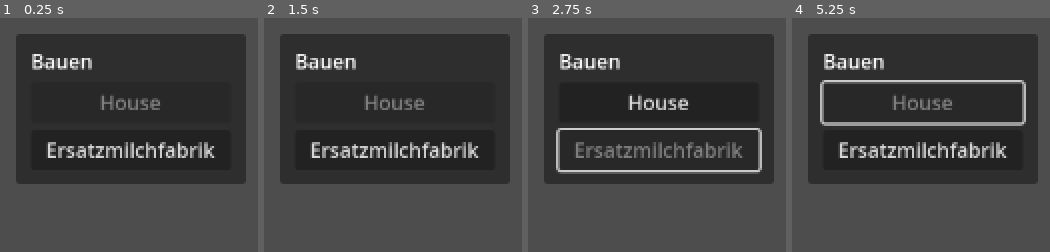
Above: before the commit, frames 1-4 (left to right).
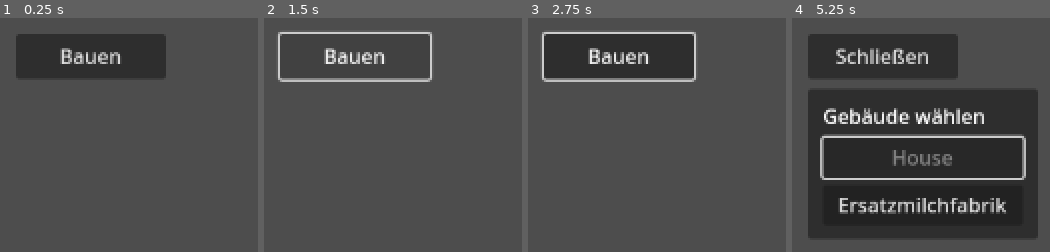
Above: after the commit, the same moments.

Repository: leonardwolf23-bot/vegangame
Game: Godot game, scene res://scenes/main.tscn
Same seed, same stepped clock (60 frames per second), same inputs: the game is played once before the commit and once after it.
Inputs (mouse positions are in pixels of both pictures, inside the frame that each line leads up to):
- Up to frame 1 (0.25 s): no input
- Up to frame 2 (1.5 s): click (354, 55) at 0.5 s, where only the run after the commit has a clickable "Bauen"; click (354, 55) at 1.25 s, where only the run after the commit has a clickable "Schließen"
- Up to frame 3 (2.75 s): click (659, 151) at 2 s, where only the run before the commit has a clickable "Ersatzmilchfabrik"
- Up to frame 4 (5.25 s): click (923, 102) at 2.75 s, where only the run before the commit has a clickable "House"; tap Enter at 3.5 s; move the mouse to (outside the picture) at 3.52 s; hold D 3.53-4.25 s; tap 1 at 3.6 s; click (outside the picture) at 3.67 s; click "Ersatzmilchfabrik" at 4.25 s; click "House" at 5 s

The runs differ from the first frame. In frame 1, 46% of the frame differs, in the area x 6-96%, y 6-71%; in frame 2, 47%, in the area x 5-96%, y 5-71%; in frame 3, 46%; in frame 4, 40%.
Error before the commit: Cannot call method 'get_source' on a null value. (res://scripts/building_placer.gd:84)
Error after the commit: Cannot call method 'get_source' on a null value. (res://scripts/building_placer.gd:95)

Commit message:
Toggle build menu visibility and build mode on button click
Co-authored-by: leonardwolf23-bot <leonardwolf23-bot@users.noreply.github.com>

Diff:
--- a/scenes/build_menu_visual.tscn
+++ b/scenes/build_menu_visual.tscn
@@ -5,14 +5,24 @@
 [node name="UI" type="CanvasLayer"]
 layer = 10
 script = ExtResource("1_ui")
+build_toggle_button = NodePath("BuildToggleBtn")
+build_panel = NodePath("Panel")
 button_house = NodePath("Panel/Margin/VBox/HouseBtn")
 button_fabrik = NodePath("Panel/Margin/VBox/FabrikBtn")
 
-[node name="Panel" type="PanelContainer" parent="."]
+[node name="BuildToggleBtn" type="Button" parent="."]
 offset_left = 16.0
 offset_top = 16.0
+offset_right = 136.0
+offset_bottom = 52.0
+text = "Bauen"
+
+[node name="Panel" type="PanelContainer" parent="."]
+visible = false
+offset_left = 16.0
+offset_top = 60.0
 offset_right = 196.0
-offset_bottom = 136.0
+offset_bottom = 180.0
 
 [node name="Margin" type="MarginContainer" parent="Panel"]
 layout_mode = 2
@@ -27,7 +37,7 @@
 
 [node name="Title" type="Label" parent="Panel/Margin/VBox"]
 layout_mode = 2
-text = "Bauen"
+text = "Gebäude wählen"
 
 [node name="HouseBtn" type="Button" parent="Panel/Margin/VBox"]
 custom_minimum_size = Vector2(160, 32)
--- a/scripts/building_menu.gd
+++ b/scripts/building_menu.gd
@@ -1,5 +1,5 @@
 extends CanvasLayer
-## Minimales Bau-Menü – zeigt Buttons für alle Gebäude aus BuildingCatalog.
+## Minimales Bau-Menü – per Button ein-/ausblendbar.
 ## Als CanvasLayer in die Main-Szene einfügen (z.B. unter "UI").
 
 
@@ -7,6 +7,9 @@
 
 var _placer: Node2D
 var _buttons: Array[Button] = []
+var _panel: PanelContainer
+var _toggle_btn: Button
+var _menu_open: bool = false
 
 
 func _ready() -> void:
@@ -15,35 +18,46 @@
 	if not _placer:
 		push_error("BuildingMenu: BuildingPlacer nicht gefunden unter: %s" % building_placer_path)
 	_build_menu()
-	_select_button(0)
+	if _placer and _placer.has_method("set_build_mode"):
+		_placer.set_build_mode(false)
 
 
 func _build_menu() -> void:
-	# Panel oben links – in Godot 4 brauchen Controls Offsets, nicht nur position!
-	var panel := PanelContainer.new()
-	panel.set_anchors_preset(Control.PRESET_TOP_LEFT)
-	panel.offset_left = 16
-	panel.offset_top = 16
-	panel.offset_right = 196
-	panel.offset_bottom = 136
-	add_child(panel)
+	_toggle_btn = Button.new()
+	_toggle_btn.text = "Bauen"
+	_toggle_btn.custom_minimum_size = Vector2(120, 36)
+	_toggle_btn.set_anchors_preset(Control.PRESET_TOP_LEFT)
+	_toggle_btn.offset_left = 16
+	_toggle_btn.offset_top = 16
+	_toggle_btn.offset_right = 136
+	_toggle_btn.offset_bottom = 52
+	_toggle_btn.pressed.connect(_on_toggle_menu)
+	add_child(_toggle_btn)
+
+	_panel = PanelContainer.new()
+	_panel.visible = false
+	_panel.set_anchors_preset(Control.PRESET_TOP_LEFT)
+	_panel.offset_left = 16
+	_panel.offset_top = 60
+	_panel.offset_right = 196
+	_panel.offset_bottom = 180
+	add_child(_panel)
 
 	var margin := MarginContainer.new()
 	margin.add_theme_constant_override("margin_left", 12)
 	margin.add_theme_constant_override("margin_right", 12)
 	margin.add_theme_constant_override("margin_top", 10)
 	margin.add_theme_constant_override("margin_bottom", 10)
-	panel.add_child(margin)
+	_panel.add_child(margin)
 
 	var box := VBoxContainer.new()
 	box.add_theme_constant_override("separation", 6)
 	margin.add_child(box)
 
 	var title := Label.new()
-	title.text = "Bauen"
+	title.text = "Gebäude wählen"
 	box.add_child(title)
 
-	# Ein Button pro Gebäude aus dem Catalog
 	for i in BuildingCatalog.get_count():
 		var building: Dictionary = BuildingCatalog.get_building(i)
 		var btn := Button.new()
@@ -52,6 +66,16 @@
 		btn.pressed.connect(_on_building_pressed.bind(i))
 		box.add_child(btn)
 		_buttons.append(btn)
+
+
+func _on_toggle_menu() -> void:
+	_menu_open = not _menu_open
+	_panel.visible = _menu_open
+	_toggle_btn.text = "Schließen" if _menu_open else "Bauen"
+	if _placer and _placer.has_method("set_build_mode"):
+		_placer.set_build_mode(_menu_open)
+	if _menu_open:
+		_select_button(_placer.selected_building_index if _placer else 0)
 
 
 func _on_building_pressed(index: int) -> void:
--- a/scripts/building_menu_ui.gd
+++ b/scripts/building_menu_ui.gd
@@ -1,13 +1,16 @@
 extends CanvasLayer
 ## Bau-Menü für im Editor gebaute Buttons.
-## CanvasLayer-Root → Panel mit Buttons → Buttons im Inspector zuweisen.
+## CanvasLayer-Root → Toggle-Button + Panel mit Gebäude-Buttons.
 
 
 @export var building_placer_path: NodePath = NodePath("../BuildingPlacer")
+@export var build_toggle_button: Button
+@export var build_panel: Control
 @export var button_house: Button
 @export var button_fabrik: Button
 
 var _placer: Node2D
+var _menu_open: bool = false
 
 
 func _ready() -> void:
@@ -16,11 +19,29 @@
 	if not _placer:
 		push_error("BuildingMenuUI: BuildingPlacer nicht gefunden: %s" % building_placer_path)
 
+	if build_panel:
+		build_panel.visible = false
+	if build_toggle_button:
+		build_toggle_button.pressed.connect(_on_toggle_menu)
 	if button_house:
 		button_house.pressed.connect(_on_select.bind(0))
 	if button_fabrik:
 		button_fabrik.pressed.connect(_on_select.bind(1))
 
+	if _placer and _placer.has_method("set_build_mode"):
+		_placer.set_build_mode(false)
+
+
+func _on_toggle_menu() -> void:
+	if not build_panel:
+		return
+	_menu_open = not _menu_open
+	build_panel.visible = _menu_open
+	if build_toggle_button:
+		build_toggle_button.text = "Schließen" if _menu_open else "Bauen"
+	if _placer and _placer.has_method("set_build_mode"):
+		_placer.set_build_mode(_menu_open)
+
 
 func _on_select(index: int) -> void:
 	if _placer and _placer.has_method("select_building"):
--- a/scripts/building_placer.gd
+++ b/scripts/building_placer.gd
@@ -15,6 +15,7 @@
 
 var _grid: GridManager
 var _ghost: Sprite2D
+var _build_mode_active: bool = false
 
 
 func _ready() -> void:
@@ -30,6 +31,12 @@
 		selected_building_index = index
 
 
+func set_build_mode(active: bool) -> void:
+	_build_mode_active = active
+	if not _build_mode_active and _ghost:
+		_ghost.visible = false
+
+
 func _setup_ghost() -> void:
 	_ghost = Sprite2D.new()
 	_ghost.modulate = Color(1, 1, 1, 0.5)
@@ -40,11 +47,15 @@
 
 
 func _process(_delta: float) -> void:
+	if not _build_mode_active:
+		if _ghost:
+			_ghost.visible = false
+		return
 	_update_ghost()
 
 
 func _unhandled_input(event: InputEvent) -> void:
-	if not _grid:
+	if not _grid or not _build_mode_active:
 		return
 
 	if event is InputEventKey and event.pressed and not event.echo:
